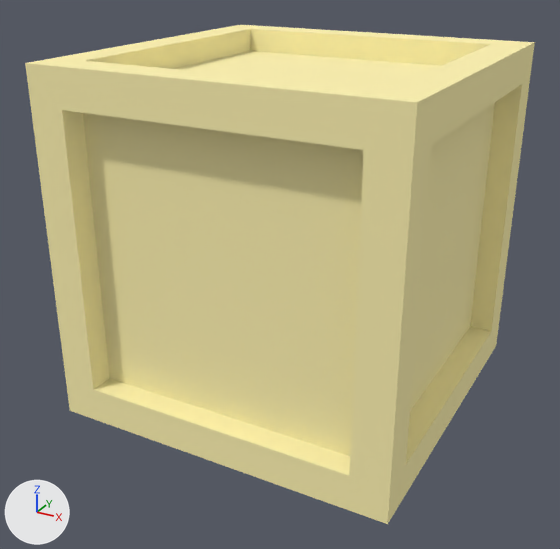
An edit to the Blender file Assets/World Objects/Blends/Crate.blend, drawn before and after from the same camera.
Both versions are drawn from a camera (50 mm lens) standing at (0.978, -1.901, 1.288) and looking at (-0.026, -0.076, 0.376). The axes (+X, +Y, +Z) are drawn at lower left. The lights are the same throughout.

Names of what the first picture shows: 'Crate'.
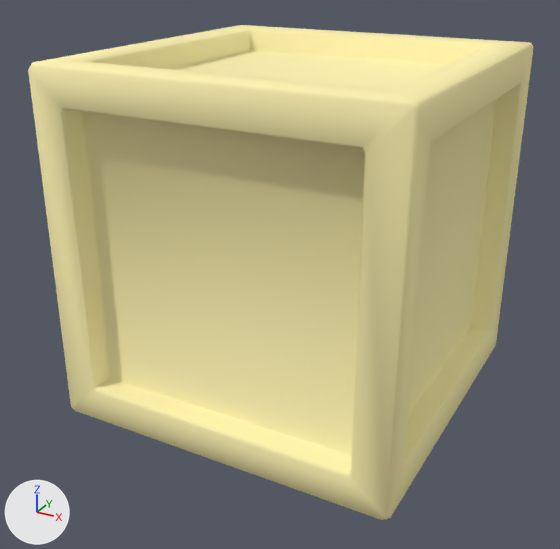
What differs and where, as boxes (x1, y1, x2, y2) in the pictures (560 x 549 px):
'Crate', modifiers changed: before (25, 25, 535, 524); after (28, 25, 533, 520)

The change, as a diff of the scene's bpy script:
```diff
--- a/Assets/World Objects/Blends/Crate.blend.py
+++ b/Assets/World Objects/Blends/Crate.blend.py
@@ me_crate @@
 me_crate.from_pydata(...)  # 56 vertices, 54 faces; spans x -0.5..0.5, y 0.0..1.0, z -0.5..0.5
 # used by ob_crate; location = (0.0, 0.0, 0.0); rotation_euler = (1.571, 0.0, 0.0), in degrees (90, 0, 0)
+# me_crate part 1: all faces are now shaded smooth (54 of 54 changed)
 me_crate.materials.append(mat_crate)
@@ ob_crate @@
 ob_crate.rotation_euler = (1.571, 0.0, 0.0)  # degrees (90, 0, 0)
+_m = ob_crate.modifiers.new('Bevel', 'BEVEL')
+_m.width = 0.007
+_m.width_pct = 0.007
+_m.limit_method = 'NONE'
+_m.profile = 0.599
+_m.spread = 0.0
```
